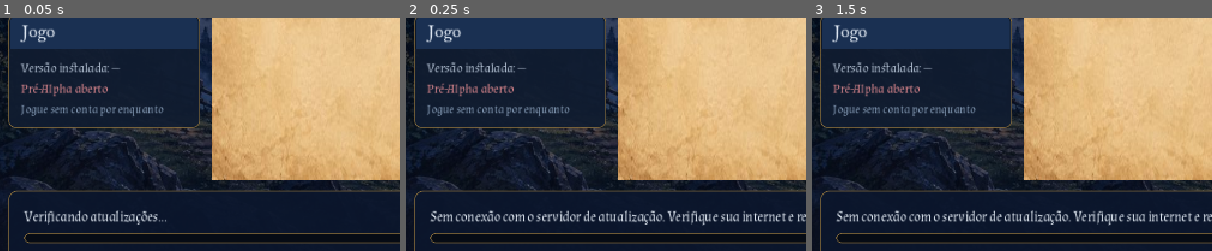
Above: before the commit, frames 1-3 (left to right).
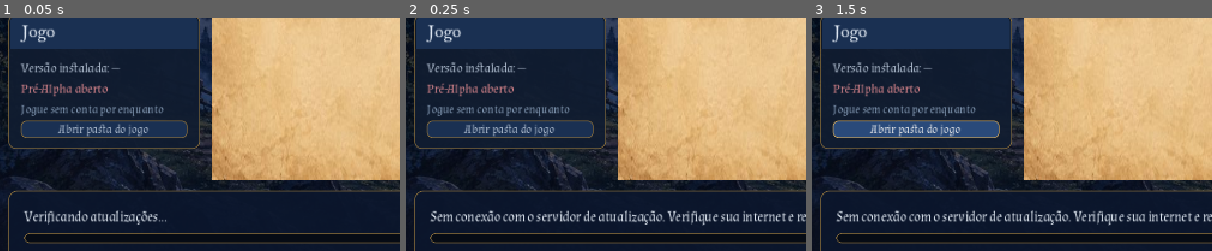
Above: after the commit, the same moments.

Repository: JoaoBatistaJr/threads-of-mana
Game: Godot game, scene res://launcher.tscn
Same seed, same stepped clock (60 frames per second), same inputs: the game is played once before the commit and once after it.
Inputs (mouse positions are % of the whole screen's width and height, from its top left):
- Up to frame 1 (0.05 s): no input
- Up to frame 2 (0.25 s): no input
- Up to frame 3 (1.5 s): click (14, 69) at 0.5 s, where only the run after the commit has a clickable "Abrir pasta do jogo"; click (14, 69) at 1.25 s, where only the run after the commit has a clickable "Abrir pasta do jogo"
The pictures show only the part of the screen within x 1-51%, y 45-95%; the shares and areas given below are measured in that part.

The runs differ from the first frame. In frame 1, 3.5% of the frame differs, in the area x 2-50%, y 43-57%; in frame 2, 3.5%; in frame 3, 3.7%.

Commit message:
pasta fixa de instalação

Diff:
--- a/launcher/launcher.gd
+++ b/launcher/launcher.gd
@@ -47,8 +47,10 @@
 
 
 func _ready() -> void:
+	# Pasta fixa por usuário (Windows: %APPDATA%\ThreadsOfMana\game, Linux: ~/.local/share/ThreadsOfMana/game),
+	# independente de onde o launcher foi extraído.
 	_install_dir = ProjectSettings.globalize_path("user://game") if OS.has_feature("editor") \
-		else OS.get_executable_path().get_base_dir().path_join("game")
+		else OS.get_data_dir().path_join("ThreadsOfMana").path_join("game")
 	for a in OS.get_cmdline_args() + OS.get_cmdline_user_args():
 		var s := a.trim_prefix("--")
 		var kv := s.split("=", true, 1)
@@ -370,6 +372,19 @@
 	info.add_child(_version_label)
 	info.add_child(_label("Pré-Alpha aberto", _f_body, 15, Color("#e08a90")))
 	info.add_child(_label("Jogue sem conta por enquanto", _f_body, 14, C_MUTED))
+	var open_btn := Button.new()
+	open_btn.text = "Abrir pasta do jogo"
+	open_btn.focus_mode = Control.FOCUS_NONE
+	open_btn.add_theme_font_override("font", _f_body)
+	open_btn.add_theme_font_size_override("font_size", 14)
+	open_btn.add_theme_color_override("font_color", C_TEXT)
+	open_btn.add_theme_stylebox_override("normal", _box(Color("#1a3052"), C_GOLD_DIM, 6))
+	open_btn.add_theme_stylebox_override("hover", _box(Color("#2a4a7a"), C_GOLD, 6))
+	open_btn.add_theme_stylebox_override("pressed", _box(Color("#16294a"), C_GOLD, 6))
+	open_btn.pressed.connect(func():
+		DirAccess.make_dir_recursive_absolute(_install_dir)
+		OS.shell_open(_install_dir))
+	info.add_child(open_btn)
 	left.add_child(_card("Jogo", info))
 
 	# notícias (pergaminho)
